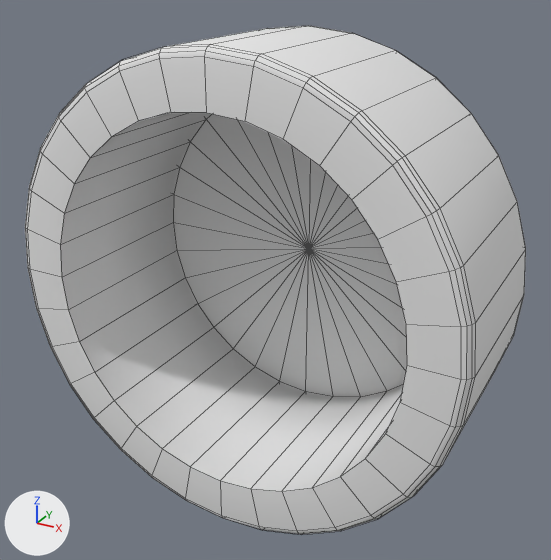
Renders of the OBJ model src/main/resources/assets/automobility/models/misc/automobile/wheel/convertible.obj from each side of a commit.
Both versions are drawn from a camera (50 mm lens) standing at (-0.872, -0.545, 0.4) and looking at (-1.338, 0.302, -0.024). Lighting does not change. The marker at lower left points along +X, +Y and +Z. Mesh edges are drawn as thin lines. Where no turn or scale is listed for an object, it has been applied to the vertices.
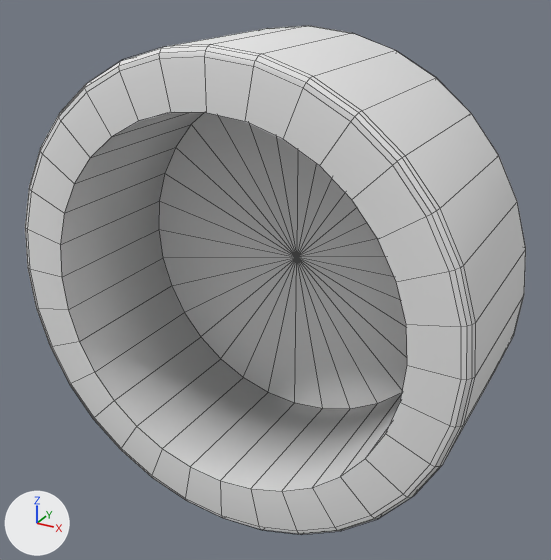
The newer file is also turned or shifted as a whole; pictures and numbers use the older file's frame.

Scene script edits in JSON lines:
```json
{"block": "me_cylinder", "where": "# used by ob_cylinder; location = (0.0, 0.0, 0.0)"}
{"op": "remove", "block": "me_cylinder", "code": "me_cylinder.from_pydata(...)  # 321 vertices, 352 faces; spans x -1.672..-1.026, y 0.165..0.427, z -0.346..0.301"}
{"op": "add", "block": "me_cylinder", "code": "me_cylinder.from_pydata(...)  # 354 vertices, 384 faces; spans x -1.672..-1.026, y 0.165..0.427, z -0.346..0.301"}
{"block": "me_cylinder", "change": "me_cylinder part 1: a new loose piece of 33 vertices spanning x -1.601..-1.097, y 0.388, z -0.274..0.229, in mat_dababy (white #e7e7e7)"}
{"block": "me_cylinder", "change": "me_cylinder part 2"}
{"block": "me_cylinder", "change": "32 faces are deleted"}
{"block": "me_cylinder", "change": "32 new faces join them"}
```

Boxes [x1, y1, x2, y2] around the edits, measured in the pictures (551 x 560 px; the box of a moved part takes in the faces that stretch with it):
```json
{"part": 1, "of": "me_cylinder", "change": "added", "after": [159, 113, 407, 409]}
{"part": 2, "of": "me_cylinder", "change": "moved or reshaped", "before": [173, 114, 407, 396], "on screen": "not visible afterwards"}
```
